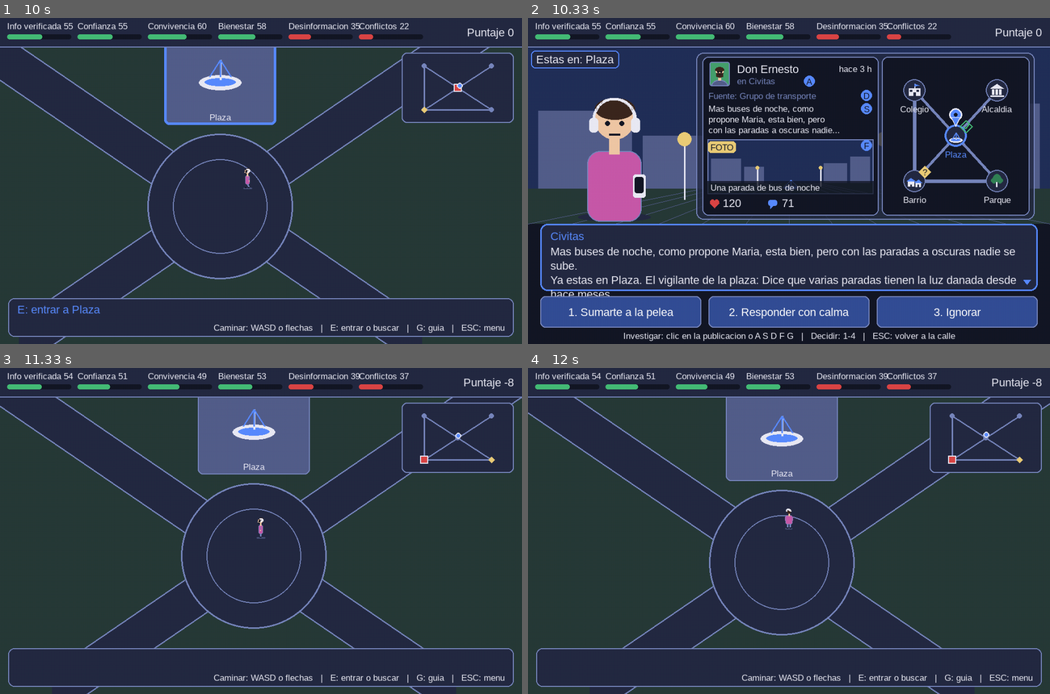
Above: before the commit, frames 1-4 (two rows, left to right).
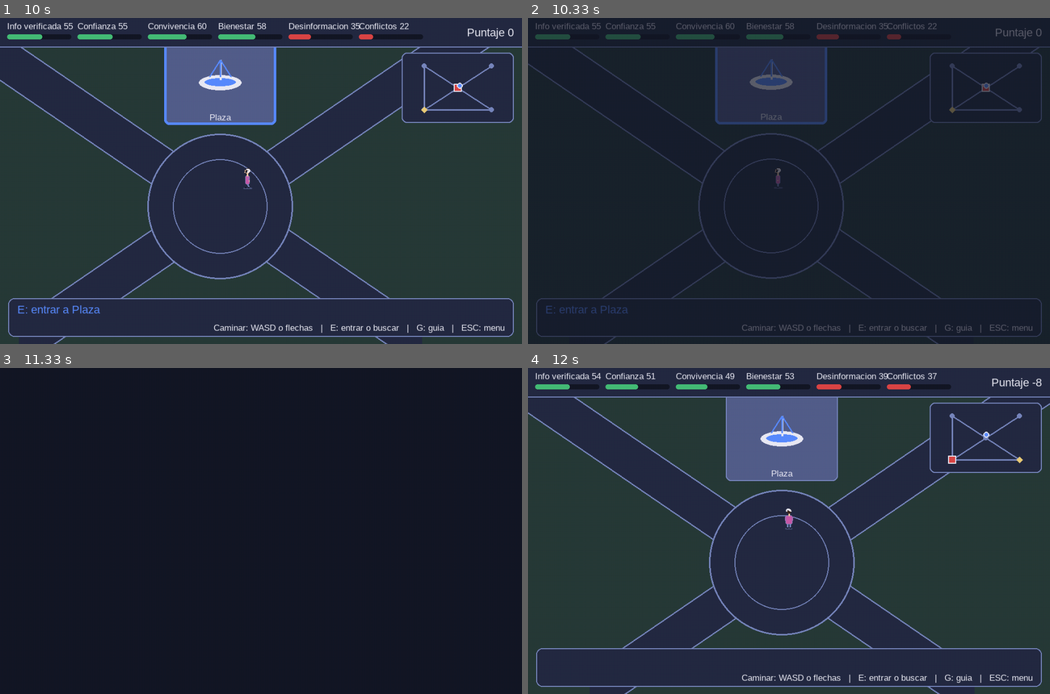
Above: after the commit, the same moments.

Repository: Jsvarela/POST-TRUTH
Game: pygame game, started from src/main.py
Two runs of this game, one before a commit and one after it. Both use one fixed random seed, a clock stepped at 60 frames per second and the inputs below.
Inputs (mouse positions are in pixels of both pictures, inside the frame that each line leads up to):
- Up to frame 1 (10 s): tap Enter at 0.33 s; hold E 0.67-1.13 s; hold Up 0.67-1.13 s; move the mouse to (334, 265) at 0.7 s; hold E 1.17-1.63 s; hold Up 1.17-1.63 s; hold E 1.67-2.13 s; hold Up 1.67-2.13 s; move the mouse to (354, 89) at 1.7 s; tap Esc at 2.17 s; click "3. Influencer" at 2.55 s; tap 1 at 2.83 s; hold Up 3.17-3.63 s; move the mouse to (120, 272) at 3.2 s; hold Right 3.67-4.3 s; hold Down 4.33-4.7 s; hold Left 4.73-5.2 s; hold Right 5.23-5.7 s; hold Up 5.73-6.03 s; tap G at 6.07, 7.05, 8.38, 9.85 s; hold Right 6.4-6.87 s; hold Left 6.9-7.43 s; hold Down 7.47-7.77 s; hold Left 7.8-8.2 s; hold Up 8.23-8.6 s; hold Right 8.63-9.27 s; hold Down 9.3-9.67 s; hold Left from 9.7 s (still down)
- Up to frame 2 (10.33 s): release Left at 10.17 s; hold E from 10.2 s (still down); hold Right from 10.2 s (still down)
- Up to frame 3 (11.33 s): release E at 10.67 s; release Right at 10.67 s; tap 1 at 10.7 s; click "Continuar (Enter)" at 11.08 s
- Up to frame 4 (12 s): hold Up from 11.87 s (still down); move the mouse to (966, 501) at 11.9 s

Frame 1 is identical in both runs. In frame 2, 47% of the frame differs, in the area x 0-100%, y 1-100%; in frame 3, 99%, in the area x 0-100%, y 0-100%; in frame 4, nothing differs.

Commit message:
Fundido corto al entrar y salir de un lugar (0.2 + 0.2 s, ignora teclas, color del tema)

Diff:
--- a/src/post_truth/controllers/escena_state.py
+++ b/src/post_truth/controllers/escena_state.py
@@ -300,7 +300,7 @@
         self.sesion.continuar()
         if self.sesion.fase != FIN:
             if self.interior:
-                self.app.estados.cambiar("mundo")   # noticia resuelta: de vuelta a la calle por la siguiente
+                self.app.estados.cambiar("mundo", fundido=True)   # noticia resuelta: de vuelta a la calle por la siguiente
                 return
             self._preparar_turno()
             return
@@ -319,7 +319,7 @@
             if not self.interior:
                 self.app.estados.cambiar("menu")
             elif self.fase == DECIDIENDO:
-                self.app.estados.cambiar("mundo")   # salir a la calle sin decidir (la noticia sigue pendiente)
+                self.app.estados.cambiar("mundo", fundido=True)   # salir a la calle sin decidir (la noticia sigue pendiente)
             elif self.fase == FIN:
                 self._volver_al_menu()
             return
--- a/src/post_truth/controllers/mundo_state.py
+++ b/src/post_truth/controllers/mundo_state.py
@@ -105,7 +105,7 @@
         if que == "entrar":
             self.sesion.buscar_evidencia(self.jugador_id)   # si el lugar de la noticia guarda evidencia, se ve adentro
             self.presionadas.clear()
-            self.app.estados.cambiar("escena")
+            self.app.estados.cambiar("escena", fundido=True)   # entrar al lugar con un fundido corto
             return
         evidencia = self.sesion.buscar_evidencia(self.jugador_id)
         if evidencia is not None:
--- a/src/post_truth/controllers/state_manager.py
+++ b/src/post_truth/controllers/state_manager.py
@@ -1,28 +1,76 @@
-"""Administrador de pantallas: delega eventos/update/draw en el estado activo."""
+"""Administrador de pantallas: delega eventos/update/draw en el estado activo.
+
+FUNDIDO (entrar y salir de un lugar del mundo): `cambiar(nombre, fundido=True)` oscurece el estado actual durante
+DURACION_FUNDIDO, cambia de estado en el punto mas oscuro y aclara el nuevo durante otro DURACION_FUNDIDO.
+Mientras dura se ignoran las teclas (nada de doble E ni ESC a mitad de camino) y el estado que se va queda
+congelado. El tiempo corre con dt, como todo lo demas.
+"""
+from typing import Callable
+
 import pygame
+
 from post_truth.controllers.base_state import BaseState
+
+DURACION_FUNDIDO = 0.2   # segundos de cada mitad (oscurecer y aclarar)
 
 
 class StateManager:
-    def __init__(self) -> None:
+    def __init__(self, color_fundido: Callable[[], tuple[int, int, int]] = lambda: (0, 0, 0)) -> None:
         self._estados: dict[str, BaseState] = {}
         self._actual: BaseState | None = None
+        self._color_fundido = color_fundido    # del tema activo (lo pasa la App)
+        self._fase: str | None = None          # None | "salida" | "entrada"
+        self._t = 0.0
+        self._destino = ""
 
     def registrar(self, nombre: str, estado: BaseState) -> None:
         self._estados[nombre] = estado
 
-    def cambiar(self, nombre: str) -> None:
+    def cambiar(self, nombre: str, fundido: bool = False) -> None:
+        if fundido and self._actual is not None:
+            self._destino, self._fase, self._t = nombre, "salida", 0.0
+            return
+        self._fase = None
         self._actual = self._estados[nombre]
         self._actual.al_entrar()
 
+    @property
+    def en_fundido(self) -> bool:
+        return self._fase is not None
+
+    @property
+    def opacidad_fundido(self) -> float:
+        """0 transparente .. 1 tapa todo."""
+        if self._fase == "salida":
+            return min(1.0, self._t / DURACION_FUNDIDO)
+        if self._fase == "entrada":
+            return max(0.0, 1 - self._t / DURACION_FUNDIDO)
+        return 0.0
+
     def handle_event(self, event: pygame.event.Event) -> None:
-        if self._actual:
+        if self._actual and not self.en_fundido:
             self._actual.handle_event(event)
 
     def update(self, dt: float) -> None:
+        if self._fase == "salida":
+            self._t += dt
+            if self._t >= DURACION_FUNDIDO:          # punto mas oscuro: aqui cambia el estado
+                self._actual = self._estados[self._destino]
+                self._actual.al_entrar()
+                self._fase, self._t = "entrada", 0.0
+            return                                     # el estado que se va queda congelado
+        if self._fase == "entrada":
+            self._t += dt
+            if self._t >= DURACION_FUNDIDO:
+                self._fase = None
         if self._actual:
             self._actual.update(dt)
 
     def draw(self, pantalla: pygame.Surface) -> None:
         if self._actual:
             self._actual.draw(pantalla)
+        opacidad = self.opacidad_fundido
+        if opacidad > 0:
+            velo = pygame.Surface(pantalla.get_size(), pygame.SRCALPHA)
+            velo.fill((*self._color_fundido(), round(255 * opacidad)))
+            pantalla.blit(velo, (0, 0))
--- a/src/post_truth/pygame_app.py
+++ b/src/post_truth/pygame_app.py
@@ -30,7 +30,7 @@
         self.personaje: Personaje | None = None  # lo fija SeleccionState, lo lee EscenaState
         self.flujo = FLUJO        # "mundo" o "escena" (respaldo): a donde lleva la seleccion
         self.partida = None       # PartidaSesion compartida entre el mundo y el interior de los lugares
-        self.estados = StateManager()
+        self.estados = StateManager(lambda: self.temas.actual.fondo)   # el fundido usa el fondo del tema
         self.estados.registrar("menu", MenuState(self))
         self.estados.registrar("intro", IntroState(self))
         self.estados.registrar("seleccion", SeleccionState(self))
--- a/tests/test_mundo.py
+++ b/tests/test_mundo.py
@@ -516,6 +516,13 @@
     def tecla(self, key: int) -> None:
         self.app.estados.handle_event(self.pygame.event.Event(self.pygame.KEYDOWN, key=key))
 
+    def completar_fundido(self) -> None:
+        for _ in range(60):                                              # 1 s a 60 FPS: sobra para 0.2 + 0.2 s
+            if not self.app.estados.en_fundido:
+                return
+            self.app.estados.update(1 / 60)
+        self.fail("el fundido no termino")
+
     @property
     def sesion(self):
         return self.app.partida
@@ -527,6 +534,7 @@
         self.assertTrue(ir_a_zona(self.estado, self.sesion.zona_noticia))
         self.assertEqual(self.estado.accion_disponible(), (self.sesion.zona_noticia, "entrar"))
         self.tecla(self.pygame.K_e)
+        self.completar_fundido()
         return self.app.estados._actual
 
     def decidir_y_salir(self, escena, tipo: str = "ignorar") -> None:
@@ -537,6 +545,7 @@
             escena.animacion.saltar()
             escena._terminar_propagacion()
         self.tecla(self.pygame.K_RETURN)                                 # Continuar
+        self.completar_fundido()
 
     def test_la_seleccion_lleva_al_mundo_con_una_partida_nueva_y_sincronizada(self) -> None:
         self.assertEqual(type(self.estado).__name__, "MundoState")
@@ -562,9 +571,40 @@
         self.assertEqual(self.estado.estado_vista().noticia, self.sesion.zona_noticia)   # la marca se movio
         self.sincronizados()
 
+    def test_entrar_a_un_lugar_tiene_un_fundido_corto_que_ignora_las_teclas(self) -> None:
+        from post_truth.controllers.state_manager import DURACION_FUNDIDO
+        ests = self.app.estados
+        self.assertTrue(ir_a_zona(self.estado, self.sesion.zona_noticia))
+        self.tecla(self.pygame.K_e)
+        self.assertTrue(ests.en_fundido)
+        self.assertIs(ests._actual, self.estado)                         # oscurece la calle...
+        self.tecla(self.pygame.K_ESCAPE)                                 # ...y no hace caso a las teclas
+        self.assertIsNotNone(self.app.partida)
+        ests.update(DURACION_FUNDIDO / 2)
+        self.assertAlmostEqual(ests.opacidad_fundido, 0.5)
+        ests.update(DURACION_FUNDIDO / 2 + 1e-6)
+        self.assertEqual(type(ests._actual).__name__, "EscenaState")     # en lo mas oscuro cambia de pantalla
+        self.assertAlmostEqual(ests.opacidad_fundido, 1.0, places=3)
+        ests.update(DURACION_FUNDIDO)
+        self.assertFalse(ests.en_fundido)
+        self.assertEqual(ests.opacidad_fundido, 0.0)
+
+    def test_el_velo_del_fundido_usa_el_fondo_del_tema(self) -> None:
+        from post_truth.controllers.state_manager import DURACION_FUNDIDO
+        ests = self.app.estados
+        for _ in range(3):
+            ests.cambiar("mundo", fundido=True)
+            ests.update(DURACION_FUNDIDO)                                # lo mas oscuro: el velo tapa todo
+            ests.update(0)
+            ests.draw(self.app.pantalla)
+            self.assertEqual(self.app.pantalla.get_at((5, 300))[:3], self.app.temas.actual.fondo)
+            self.completar_fundido()
+            self.app.temas.siguiente()
+
     def test_esc_en_el_interior_vuelve_a_la_calle_sin_decidir(self) -> None:
         self.entrar_a_la_noticia()
         self.tecla(self.pygame.K_ESCAPE)
+        self.completar_fundido()
         self.assertIs(self.app.estados._actual, self.estado)
         self.assertEqual(self.sesion.indice, 0)                         # la noticia sigue pendiente
         self.assertIsNotNone(self.app.partida)
